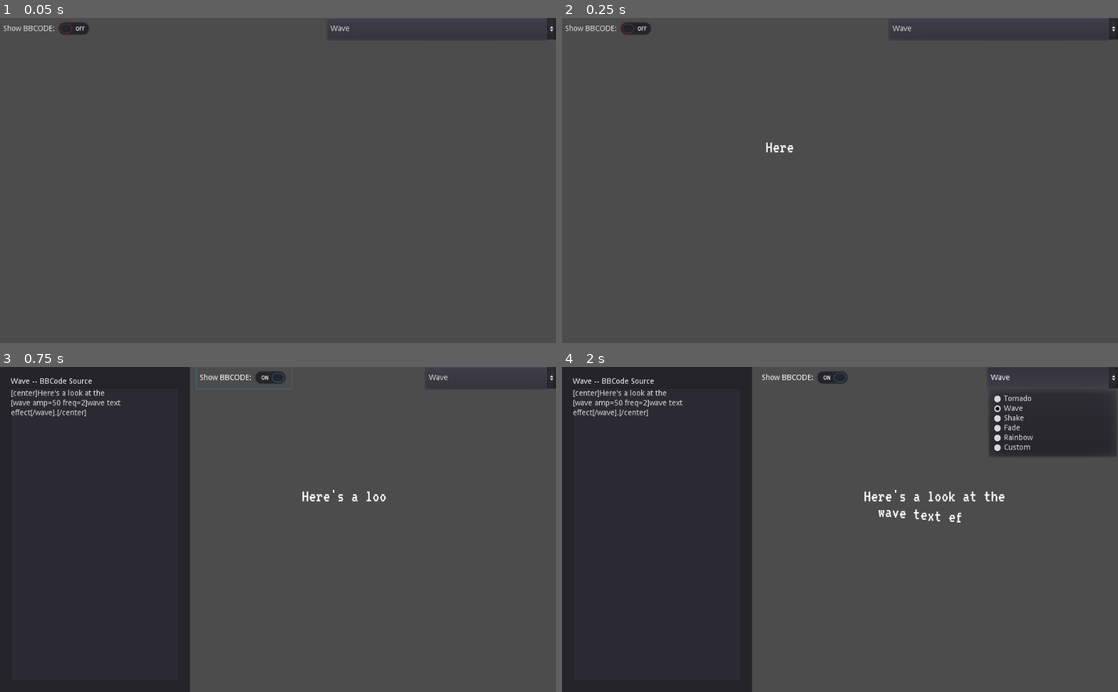
Above: before the commit, frames 1-4 (two rows, left to right).
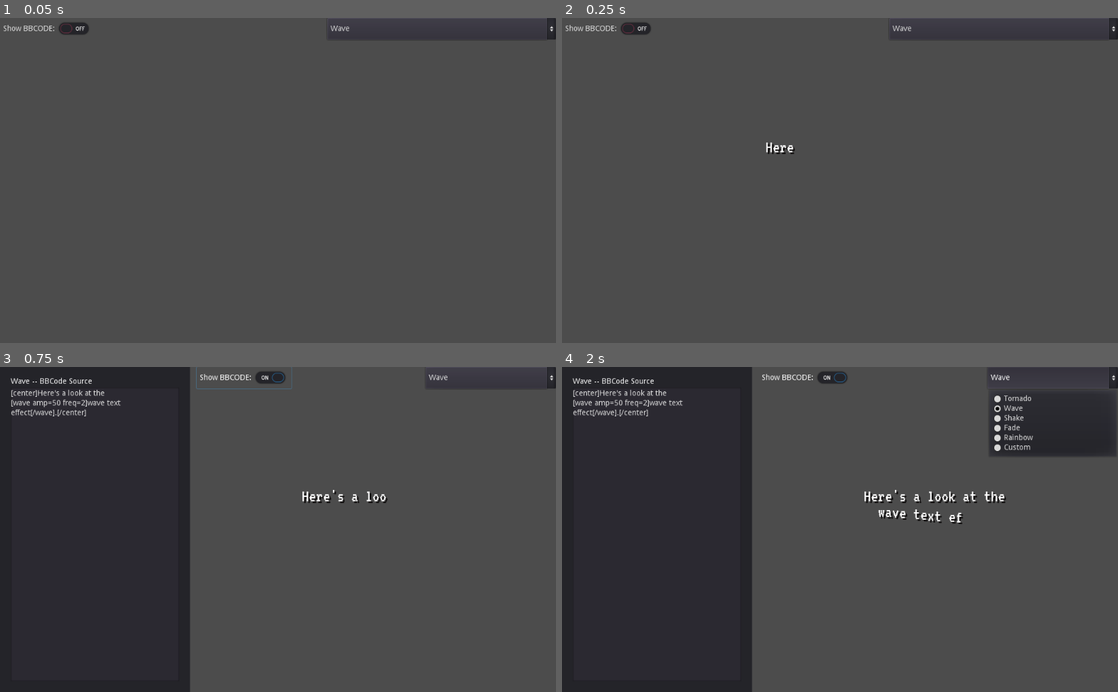
Above: after the commit, the same moments.

Repository: Eoin-ONeill-Yokai/Godot-RichTextEffect-SampleProject
Game: Godot game, scene res://scenes/TestEnvironment.tscn
The game is run twice, just before and just after one commit, with the same random seed, the same clock (stepped at 60 frames per second) and the same inputs.
Inputs:
- Up to frame 1 (0.05 s): no input
- Up to frame 2 (0.25 s): no input
- Up to frame 3 (0.75 s): click "Show BBCODE:" at 0.5 s
- Up to frame 4 (2 s): click "Wave" at 1.25 s

Frame 1 is identical in both runs. In frame 2, less than 0.1% of the frame differs, in the area x 37-42%, y 38-42%; in frame 3, less than 0.1%; in frame 4, 0.3%, in the area x 54-80%, y 38-49%.

Commit message:
Update ReadME
Now reflects that RichTextFX are built into Godot.

Diff:
--- a/default_bus_layout.tres
+++ b/default_bus_layout.tres
@@ -1,5 +1,4 @@
 [gd_resource type="AudioBusLayout" format=2]
 
 [resource]
-
-bus/0/volume_db = 4.5
+bus/0/volume_db = 1.25825
--- a/font/pixel.tres
+++ b/font/pixel.tres
@@ -4,4 +4,5 @@
 
 [resource]
 size = 32
+outline_color = Color( 0, 0, 0, 1 )
 font_data = ExtResource( 1 )
--- a/richtexteffects/ghost.gd
+++ b/richtexteffects/ghost.gd
@@ -6,11 +6,11 @@
 func _init():
 	resource_name = "RichTextGhost"
 
-func _process_custom_fx(char_fx):
+func _process_custom_fx(char_fx: CharFXTransform) -> bool:
 
 	var speed = char_fx.get_value_or("freq", 5.0)
 	var span = char_fx.get_value_or("span", 10.0)
 
 	var alpha = sin(char_fx.elapsed_time * speed + (char_fx.absolute_index / span)) * 0.5 + 0.5
 	char_fx.color.a = alpha
-	return true;
+	return true
--- a/richtexteffects/matrix.gd
+++ b/richtexteffects/matrix.gd
@@ -6,7 +6,7 @@
 func _init():
 	resource_name = "RichTextMatrix"
 
-func _process_custom_fx(char_fx):
+func _process_custom_fx(char_fx : CharFXTransform) -> bool:
 	var clear_time = char_fx.get_value_or("clean", 2.0)
 	var dirty_time = char_fx.get_value_or("dirty", 1.0)
 	var text_span = char_fx.get_value_or("span", 50)
--- a/richtexteffects/pulse.gd
+++ b/richtexteffects/pulse.gd
@@ -6,7 +6,7 @@
 func _init():
 	resource_name = "RichTextPulse"
 
-func _process_custom_fx(char_fx):
+func _process_custom_fx(char_fx : CharFXTransform) -> bool:
 	var color = char_fx.get_value_or("color", char_fx.color)
 	var height = char_fx.get_value_or("height", 0.0)
 	var freq = char_fx.get_value_or("freq", 2.0)
--- a/scenes/TestEnvironment.tscn
+++ b/scenes/TestEnvironment.tscn
@@ -35,6 +35,9 @@
 anchor_right = 1.0
 anchor_bottom = 1.0
 script = ExtResource( 12 )
+__meta__ = {
+"_edit_use_anchors_": false
+}
 tornado = "[center]Here's a look at the [tornado radius=5 freq=5]tornado[/tornado] text effect.[/center]"
 wave = "[center]Here's a look at the
 [wave amp=50 freq=2]wave text effect[/wave].[/center]"
@@ -170,6 +173,9 @@
 size_flags_horizontal = 3
 size_flags_vertical = 3
 custom_fonts/normal_font = ExtResource( 7 )
+custom_colors/font_color_shadow = Color( 0.0627451, 0.054902, 0.054902, 1 )
+custom_constants/shadow_offset_x = 3
+custom_constants/shadow_offset_y = 3
 bbcode_enabled = true
 bbcode_text = "[wave freq=20]Hello [pulse freq=5 height=4 color=#F55][matrix]World[/matrix][/pulse][/wave] A [wave]la li lu le lo[/wave]."
 text = "Hello World A la li lu le lo."
Not shown, changed: README.md
Not shown, changed: launch.sh
